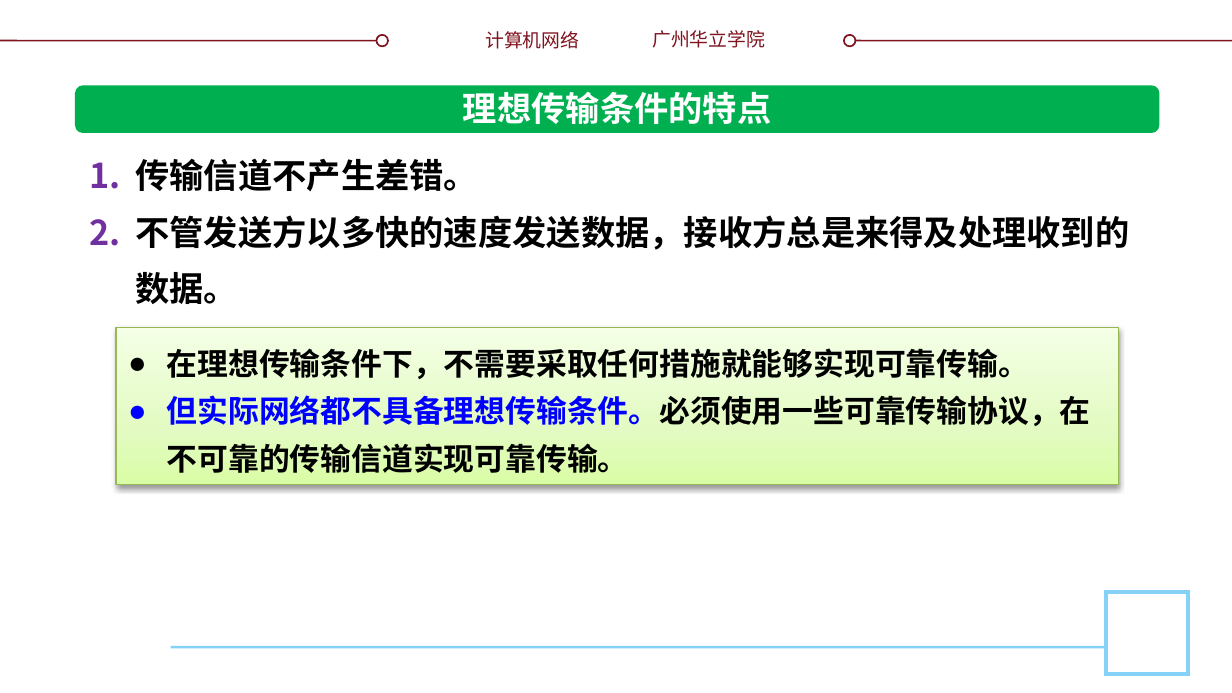
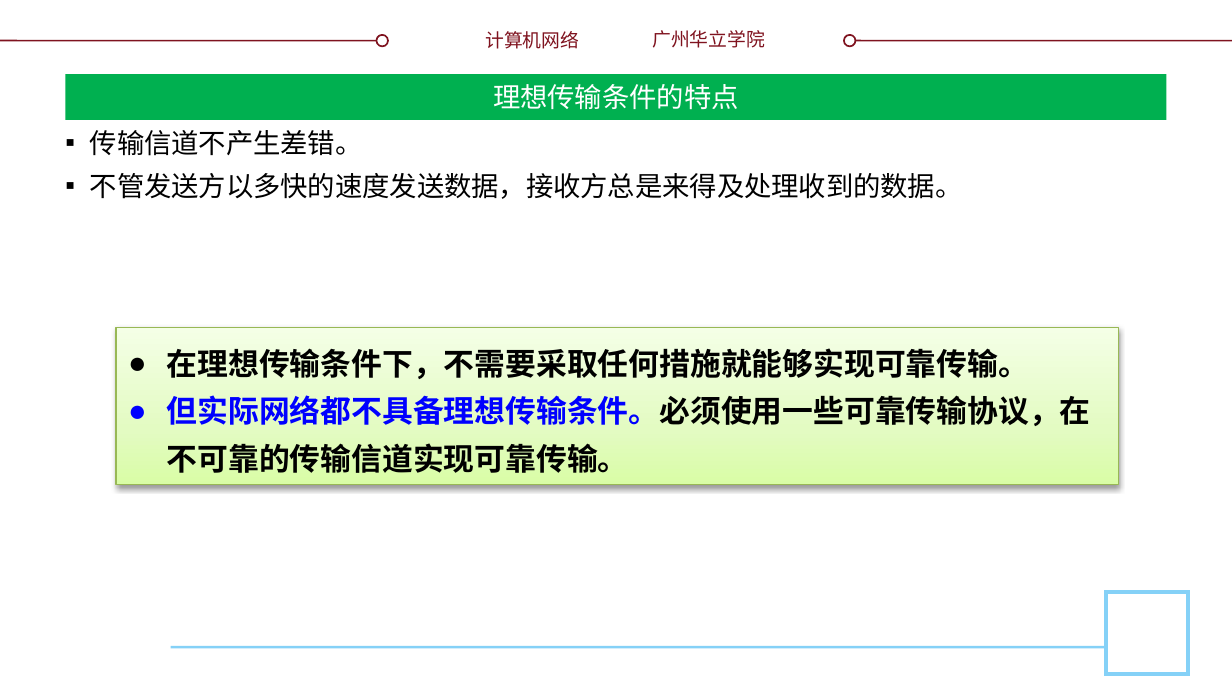
Before and after one commit to glplaman/glplaman.github.io, a slide deck: slide 48 of network/ppt/chap5.pptx (slide 47 before the commit). Drawn at 1232x693 pixels with LibreOffice and Linux fonts; fonts in the diff are those of the drawing; background and template pictures are left out. Boxes give left, top, right and bottom in pixels: in the first picture for what was removed or moved away, otherwise in the second. Text is boxed around its words. In the diff, an @@ line names an element or a change of style, - is before the commit and + after.

```diff
--- a/network/ppt/chap5.pptx
+++ b/network/ppt/chap5.pptx
@@ title "理想传输条件的特点": place and size @@
-title "理想传输条件的特点" at bbox=[463, 91, 771, 124]
+title "理想传输条件的特点" at bbox=[65, 74, 1167, 120]
@@ title "理想传输条件的特点" at bbox=[65, 74, 1167, 120]: size 20 to 16 pt, font Noto Sans CJK SC to Montserrat, bold off; vertical alignment top to middle; fill none to #00B050 @@
@@ rounded rectangle removed at bbox=[75, 85, 1159, 133] @@
@@ text "传输信道不产生差错。": place and size @@
-text "传输信道不产生差错。" at bbox=[135, 158, 1129, 304]
+text "传输信道不产生差错。" at bbox=[90, 130, 963, 199]
@@ text "传输信道不产生差错。" at bbox=[90, 130, 963, 199]: size 20 to 16 pt, font Noto Sans CJK SC to Montserrat, bold off; alignment left to justified; bullet 1. to ▪; line spacing 33pt to 1; more space between paragraphs @@
```
Also in this commit, not shown: 43 other slides changed, 1 slide added, 9 other files.
